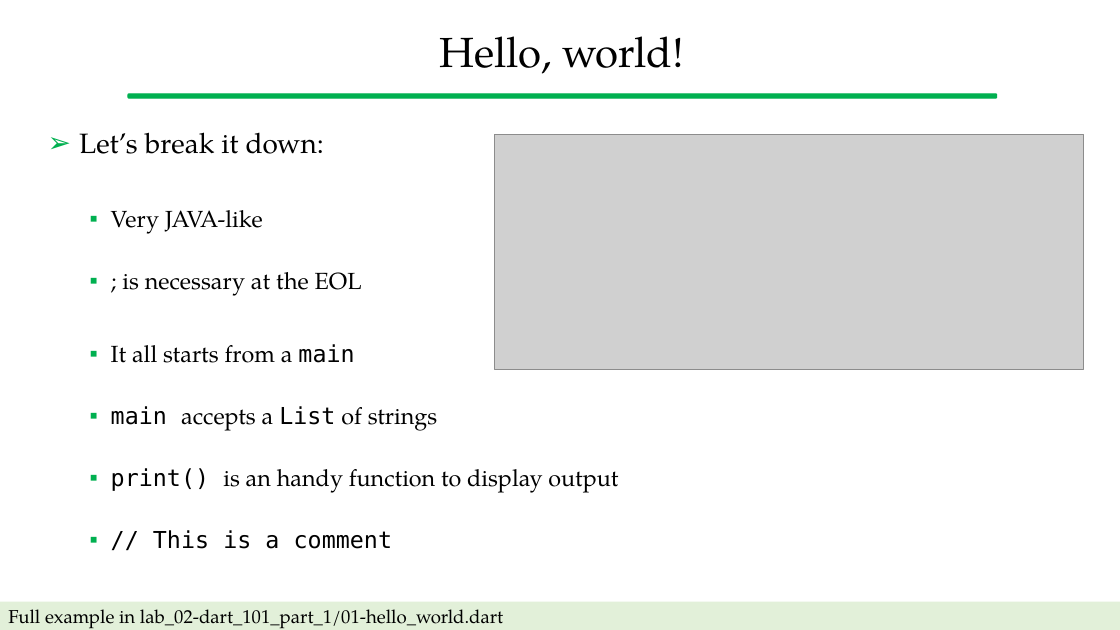
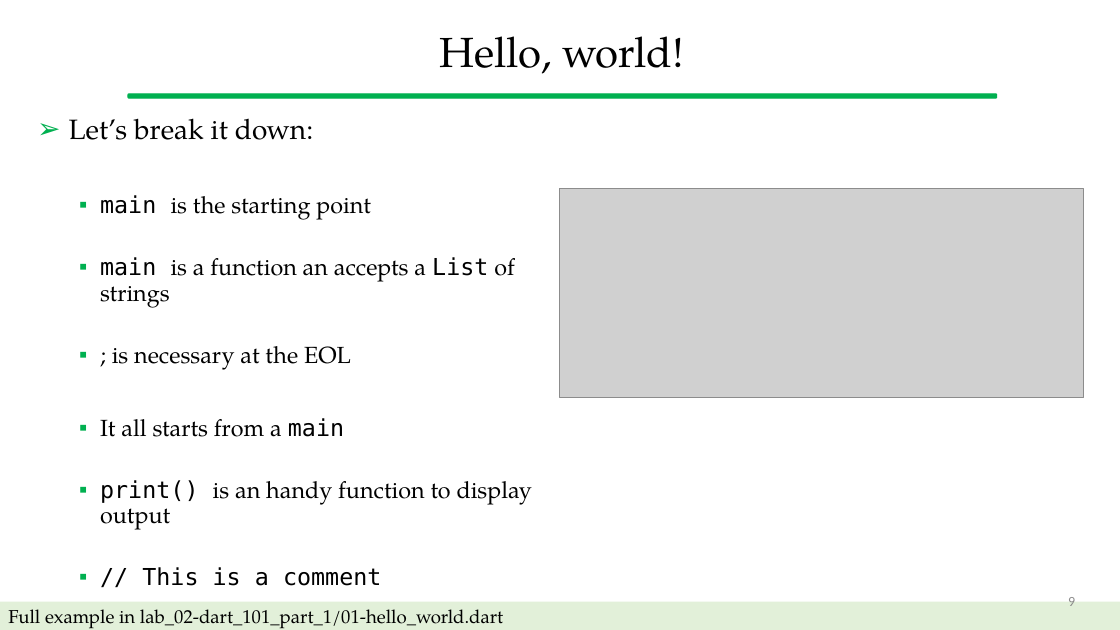
Before and after one commit to gcappon/bwthw, a slide deck: slide 9 of lab_02-dart_101_part_1/lab_02-dart_101_part_1.pptx. Drawn at 1120x630 pixels with LibreOffice and Linux fonts; fonts in the diff are those of the drawing; grey boxes stand for pictures. Boxes give left, top, right and bottom in pixels: in the first picture for what was removed or moved away, otherwise in the second. Text is boxed around its words. In the diff, an @@ line names an element or a change of style, - is before the commit and + after.

```diff
--- a/lab_02-dart_101_part_1/lab_02-dart_101_part_1.pptx
+++ b/lab_02-dart_101_part_1/lab_02-dart_101_part_1.pptx
@@ text "Let’s break it down:": place and size @@
-text "Let’s break it down:" at <box>79,132,618,549</box>
+text "Let’s break it down:" at <box>69,118,532,586</box>
@@ text at <box>100,195,515,308</box>: text changed @@
-  ▪ Very JAVA-like
+  ▪ main is the starting point
+  ▪ main is a function an accepts a List of strings
@@ picture: place and size @@
-picture at <box>495,134,1084,370</box>
+picture at <box>560,189,1084,398</box>
@@ text at <box>111,406,438,431</box>: paragraph removed @@
-  ▪ main accepts a List of strings
@@ page number added at <box>1068,597,1075,606</box>, 12 pt, text #8C8C8C @@
+9
```
Also in this commit, not shown: 51 other slides changed, 3 other files.
